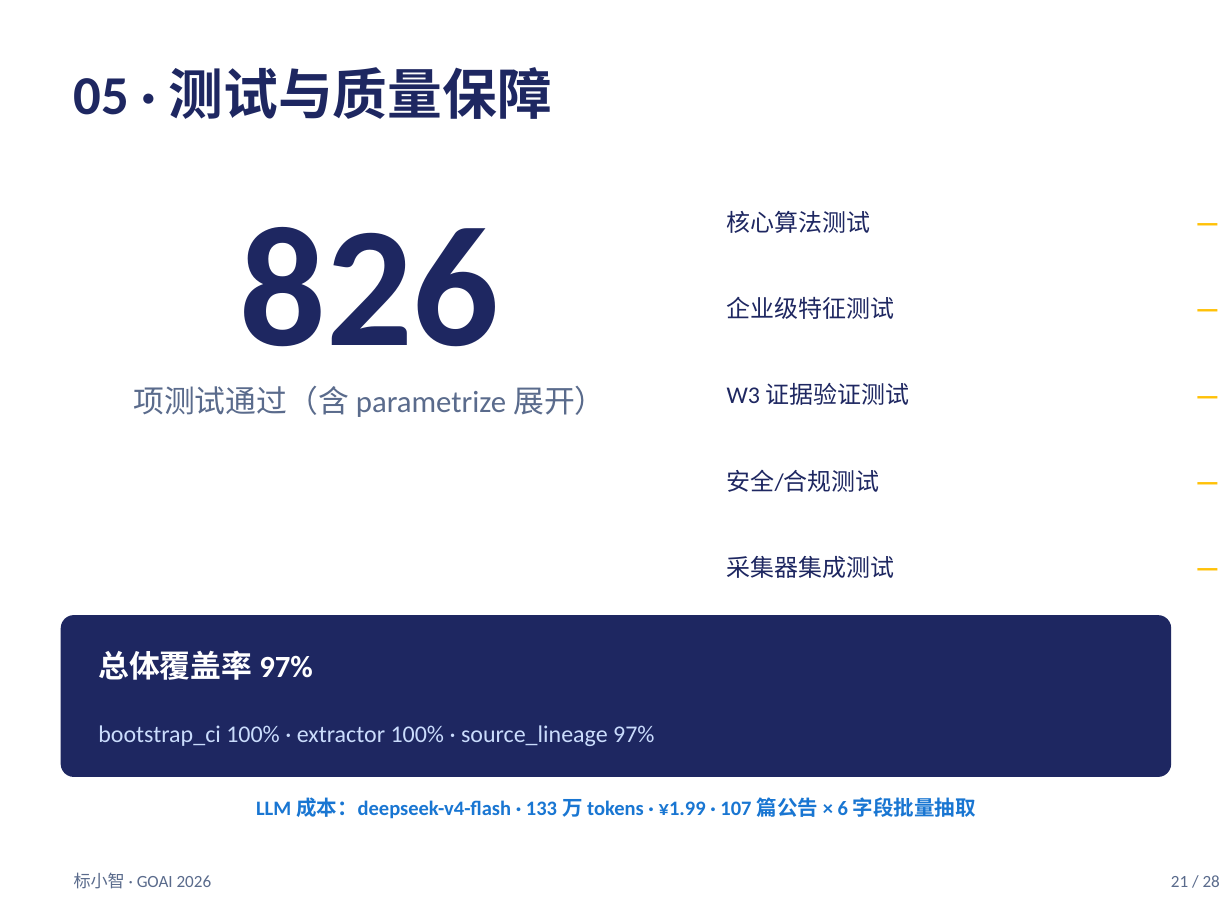
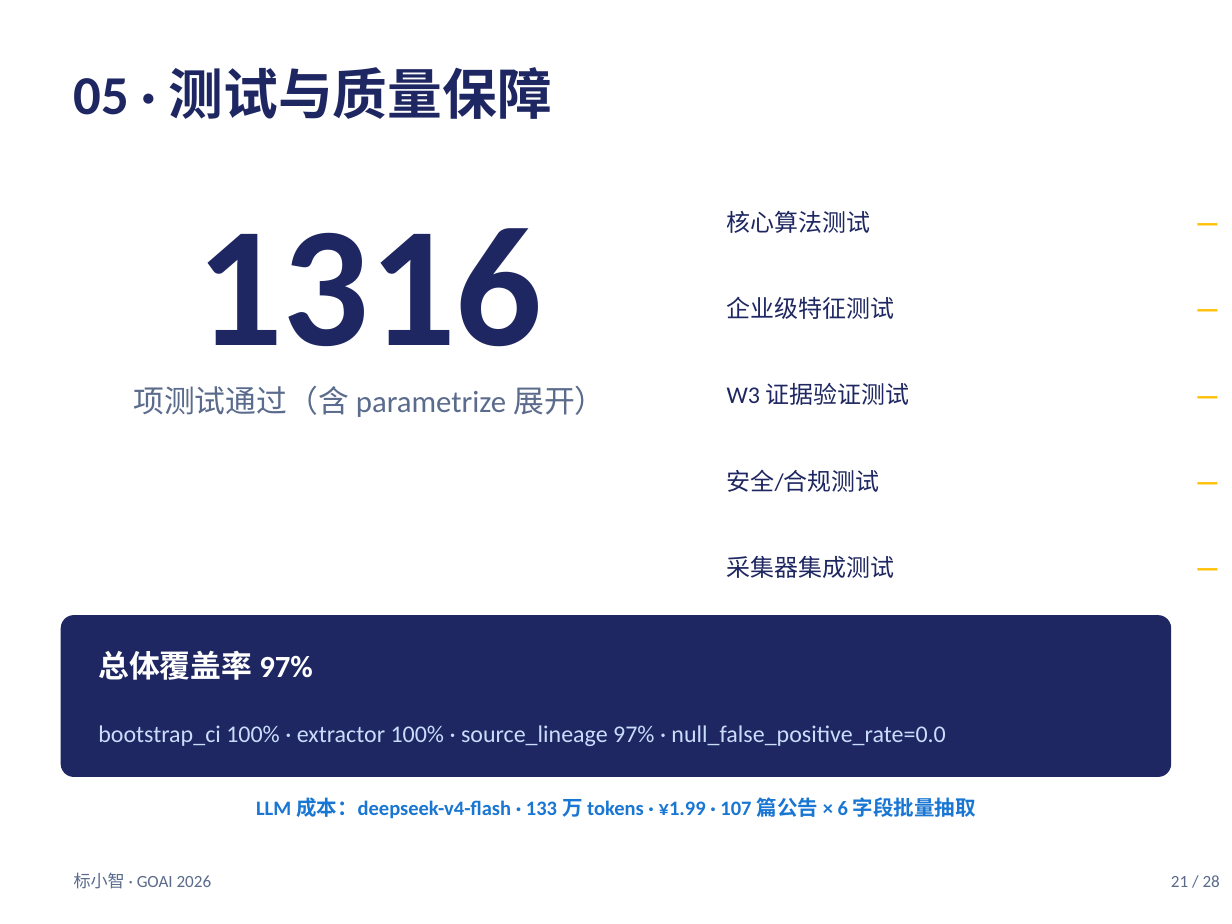
Before and after one commit to tlyyxjz/BidAgent, a slide deck: slide 21 of _w2_report/proposal.pptx. Drawn at 1232x924 pixels with LibreOffice and Linux fonts; fonts in the diff are those of the drawing. Boxes give left, top, right and bottom in pixels: in the first picture for what was removed or moved away, otherwise in the second. Text is boxed around its words. In the diff, an @@ line names an element or a change of style, - is before the commit and + after.

```diff
--- a/_w2_report/proposal.pptx
+++ b/_w2_report/proposal.pptx
@@ text at (x1=196, y1=228, x2=542, y2=347): text changed @@
-826
+1316
@@ text at (x1=98, y1=725, x2=945, y2=746): text changed @@
-bootstrap_ci 100% · extractor 100% · source_lineage 97%
+bootstrap_ci 100% · extractor 100% · source_lineage 97% · null_false_positive_rate=0.0
```
Also in this commit, not shown: 9 other slides changed, 20 other files.
